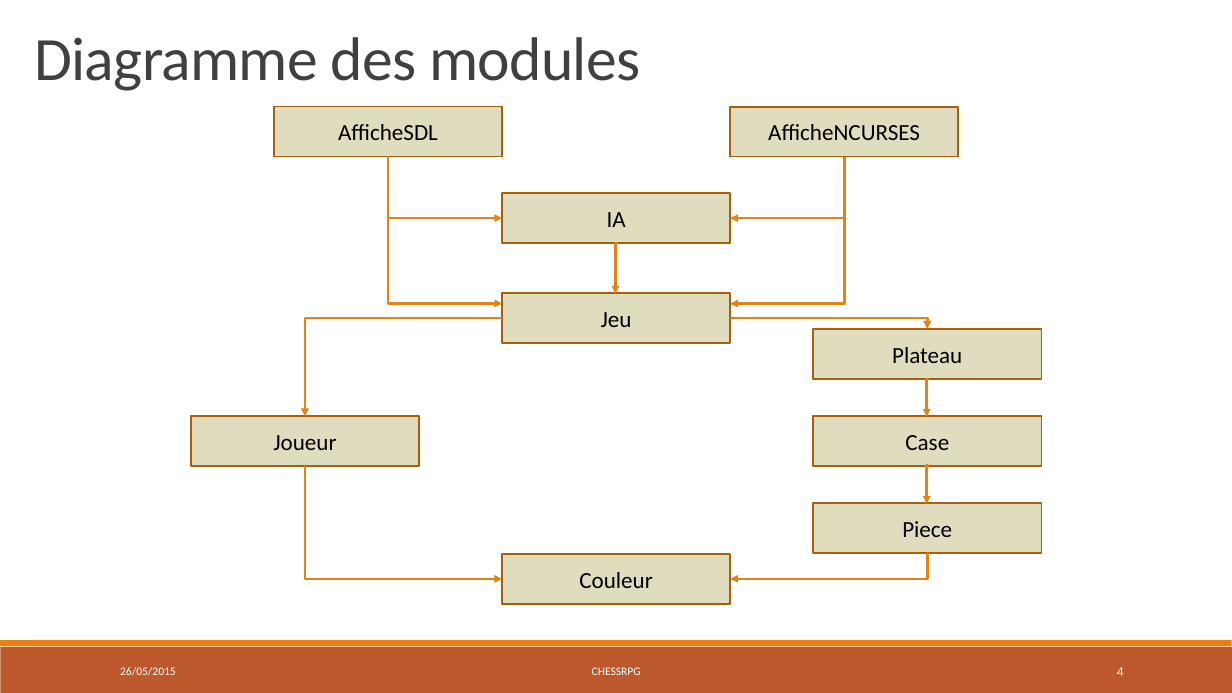
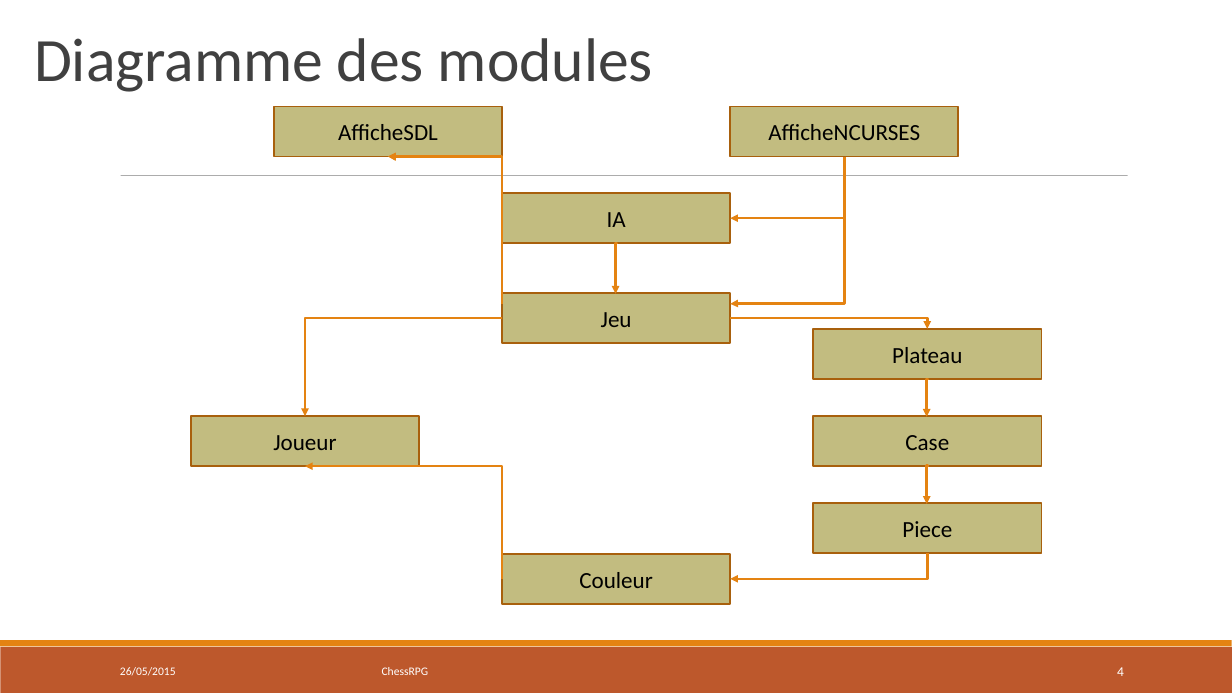
Before and after one commit to chessRPG/master, a slide deck: slide 4 of ChessRPG-présentation.pptx. Drawn at 1232x693 pixels with LibreOffice and Linux fonts; fonts in the diff are those of the drawing. Boxes give left, top, right and bottom in pixels: in the first picture for what was removed or moved away, otherwise in the second. Text is boxed around its words. In the diff, an @@ line names an element or a change of style, - is before the commit and + after.

```diff
--- a/ChessRPG-présentation.pptx
+++ b/ChessRPG-présentation.pptx
@@ text "Diagramme des modules" at (34, 38, 653, 92): letter spacing -0.5 to 0 pt @@
@@ fill #C2BC80 at 50% opacity to #C2BC80; outline #A9610D 1.25 pt to #A8600D 1.25 pt in 9 elements at (502, 554, 730, 604), (191, 416, 420, 466), (813, 416, 1042, 466), (813, 504, 1042, 554), (813, 329, 1042, 379), (502, 293, 730, 343), (274, 106, 503, 156), (502, 193, 730, 243), (730, 107, 958, 157) @@
@@ line added from (121, 176) to (1128, 176), #808080 0.51 pt @@
@@ elbow arrow (502, 218) - (388, 156): stroke #E48312 2 pt to #E48312 2.01 pt @@
@@ elbow arrow (502, 304) - (388, 156): stroke #E48312 2 pt to #E48312 2.01 pt @@
@@ elbow arrow (845, 157) - (730, 218): stroke #E48312 2 pt to #E48312 2.01 pt @@
@@ elbow arrow (845, 157) - (730, 304): stroke #E48312 2 pt to #E48312 2.01 pt; route changed @@
@@ elbow arrow (616, 244) - (616, 294): stroke #E48312 2 pt to #E48312 2.01 pt; route changed @@
@@ elbow arrow (502, 318) - (305, 416): stroke #E48312 2 pt to #E48312 2.01 pt @@
@@ elbow arrow (730, 318) - (928, 329): stroke #E48312 2 pt to #E48312 2.01 pt @@
@@ elbow arrow (928, 380) - (927, 417): stroke #E48312 2 pt to #E48312 2.01 pt @@
@@ 3 elbow arrows: place and size @@
-3 elbow arrows at (305, 156, 502, 579)
+3 elbow arrows at (305, 156, 502, 579)
@@ elbow arrow (502, 579) - (305, 467): stroke #E48312 2 pt to #E48312 2.01 pt @@
@@ elbow arrow (928, 467) - (927, 504): stroke #E48312 2 pt to #E48312 2.01 pt @@
@@ elbow arrow (928, 554) - (730, 579): stroke #E48312 2 pt to #E48312 2.01 pt @@
@@ text at (382, 667, 429, 675): text changed @@
-CHESSRPG
+ChessRPG
```
Also in this commit, not shown: 14 other slides changed, 2 other files.
